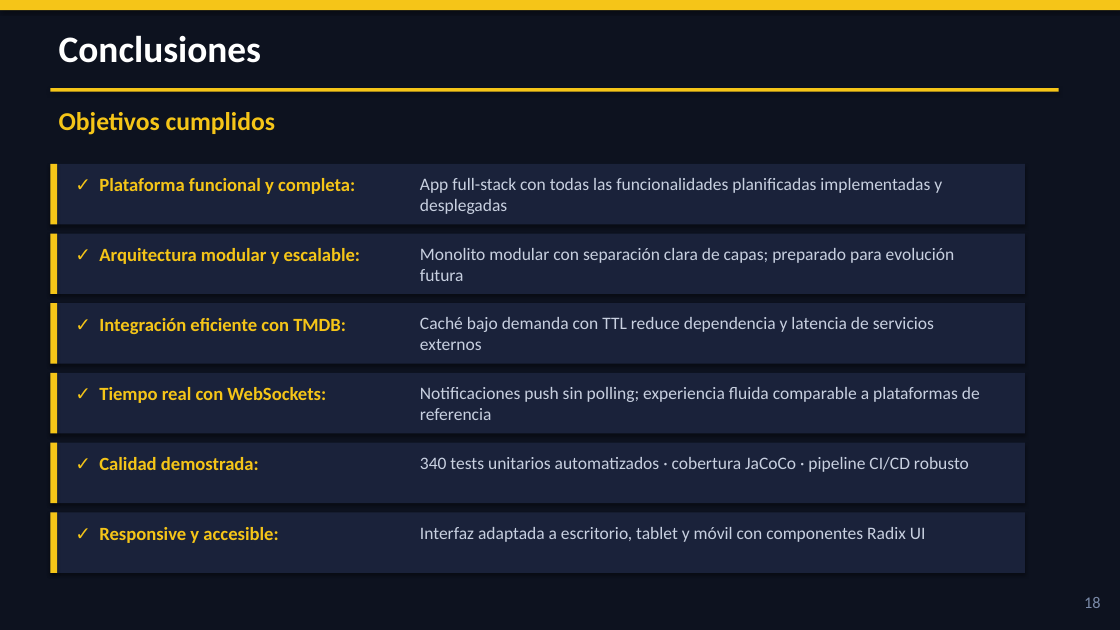
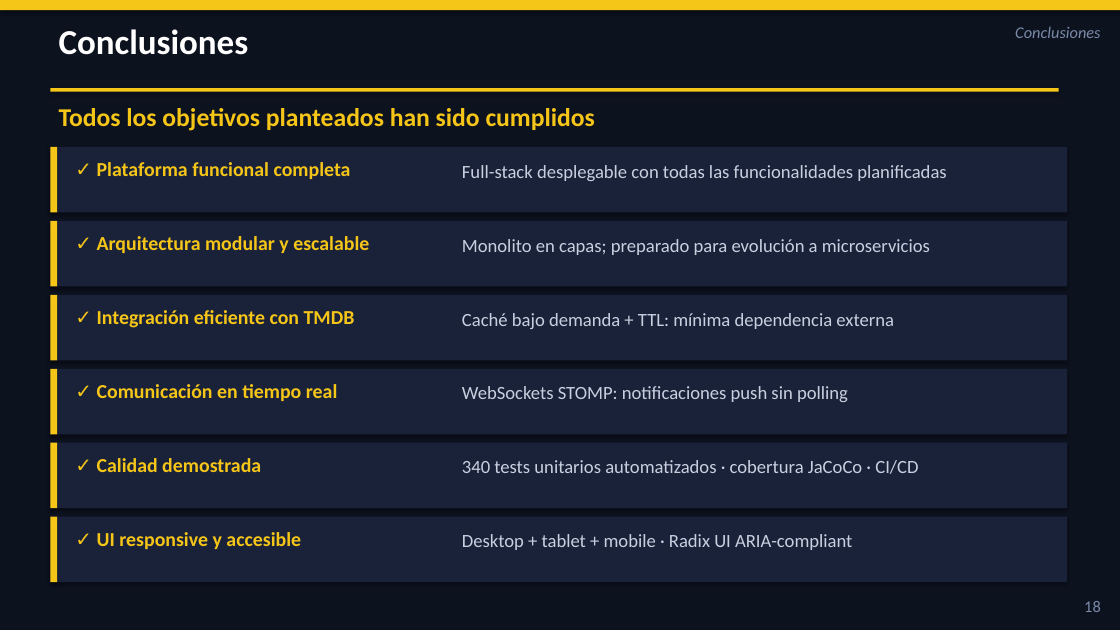
Before and after one commit to GivenCloud/TFG_MovieMate, a slide deck: slide 18 of MovieMate_TFG_Presentacion.pptx. Drawn at 1120x630 pixels with LibreOffice and Linux fonts; fonts in the diff are those of the drawing. Boxes give left, top, right and bottom in pixels: in the first picture for what was removed or moved away, otherwise in the second. Text is boxed around its words. In the diff, an @@ line names an element or a change of style, - is before the commit and + after.

```diff
--- a/MovieMate_TFG_Presentacion.pptx
+++ b/MovieMate_TFG_Presentacion.pptx
@@ text "Conclusiones" at [59, 29, 249, 55]: size 32 to 30 pt @@
@@ text added at [1015, 27, 1100, 38], 14 pt, text #7A8AA8, italic @@
+Conclusiones
@@ text at [59, 108, 595, 131]: text changed @@
-Objetivos cumplidos
+Todos los objetivos planteados han sido cumplidos
@@ rectangle: place and size @@
-rectangle at [50, 164, 57, 224]
+rectangle at [50, 147, 57, 213]
@@ rectangle: place and size @@
-rectangle at [50, 164, 1025, 224]
+rectangle at [50, 147, 1067, 213]
@@ text at [97, 162, 351, 179]: text changed; size 16 to 17 pt @@
-✓ Plataforma funcional y completa:
+✓ Plataforma funcional completa
@@ text at [462, 165, 946, 181]: text changed; size 15 to 16 pt @@
-App full-stack con todas las funcionalidades planificadas implementadas y desplegadas
+Full-stack desplegable con todas las funcionalidades planificadas
@@ rectangle: place and size @@
-rectangle at [50, 234, 57, 294]
+rectangle at [50, 221, 57, 287]
@@ rectangle: place and size @@
-rectangle at [50, 234, 1025, 294]
+rectangle at [50, 221, 1067, 287]
@@ text at [97, 236, 369, 253]: text changed; size 16 to 17 pt @@
-✓ Arquitectura modular y escalable:
+✓ Arquitectura modular y escalable
@@ text at [462, 239, 930, 255]: text changed; size 15 to 16 pt @@
-Monolito modular con separación clara de capas; preparado para evolución futura
+Monolito en capas; preparado para evolución a microservicios
@@ rectangle: place and size @@
-rectangle at [50, 303, 57, 364]
+rectangle at [50, 295, 57, 360]
@@ rectangle: place and size @@
-rectangle at [50, 303, 1025, 364]
+rectangle at [50, 295, 1067, 360]
@@ text at [97, 310, 355, 328]: text changed; size 16 to 17 pt @@
-✓ Integración eficiente con TMDB:
+✓ Integración eficiente con TMDB
@@ text at [462, 313, 894, 329]: text changed; size 15 to 16 pt @@
-Caché bajo demanda con TTL reduce dependencia y latencia de servicios externos
+Caché bajo demanda + TTL: mínima dependencia externa
@@ rectangle: place and size @@
-rectangle at [50, 373, 57, 434]
+rectangle at [50, 369, 57, 434]
@@ rectangle: place and size @@
-rectangle at [50, 373, 1025, 434]
+rectangle at [50, 369, 1067, 434]
@@ text at [97, 384, 338, 401]: text changed; size 16 to 17 pt @@
-✓ Tiempo real con WebSockets:
+✓ Comunicación en tiempo real
@@ text at [462, 386, 848, 402]: text changed; size 15 to 16 pt @@
-Notificaciones push sin polling; experiencia fluida comparable a plataformas de referencia
+WebSockets STOMP: notificaciones push sin polling
@@ rectangle: place and size @@
-rectangle at [50, 443, 57, 503]
+rectangle at [50, 443, 57, 508]
@@ rectangle: place and size @@
-rectangle at [50, 443, 1025, 503]
+rectangle at [50, 443, 1067, 508]
@@ text at [97, 458, 261, 472]: text changed; size 16 to 17 pt @@
-✓ Calidad demostrada:
+✓ Calidad demostrada
@@ text at [462, 460, 918, 474]: text changed; size 15 to 16 pt @@
-340 tests unitarios automatizados · cobertura JaCoCo · pipeline CI/CD robusto
+340 tests unitarios automatizados · cobertura JaCoCo · CI/CD
@@ rectangle: place and size @@
-rectangle at [50, 513, 57, 573]
+rectangle at [50, 517, 57, 582]
@@ rectangle: place and size @@
-rectangle at [50, 513, 1025, 573]
+rectangle at [50, 517, 1067, 582]
@@ text at [97, 532, 301, 549]: text changed; size 16 to 17 pt @@
-✓ Responsive y accesible:
+✓ UI responsive y accesible
@@ text at [462, 534, 852, 550]: text changed; size 15 to 16 pt @@
-Interfaz adaptada a escritorio, tablet y móvil con componentes Radix UI
+Desktop + tablet + mobile · Radix UI ARIA-compliant
@@ text "18": place and size @@
-text "18" at [1084, 597, 1101, 608]
+text "18" at [1084, 601, 1101, 612]
```
Also in this commit, not shown: 16 other slides changed, 2 slides added, 2 slides removed, 2 other files.
